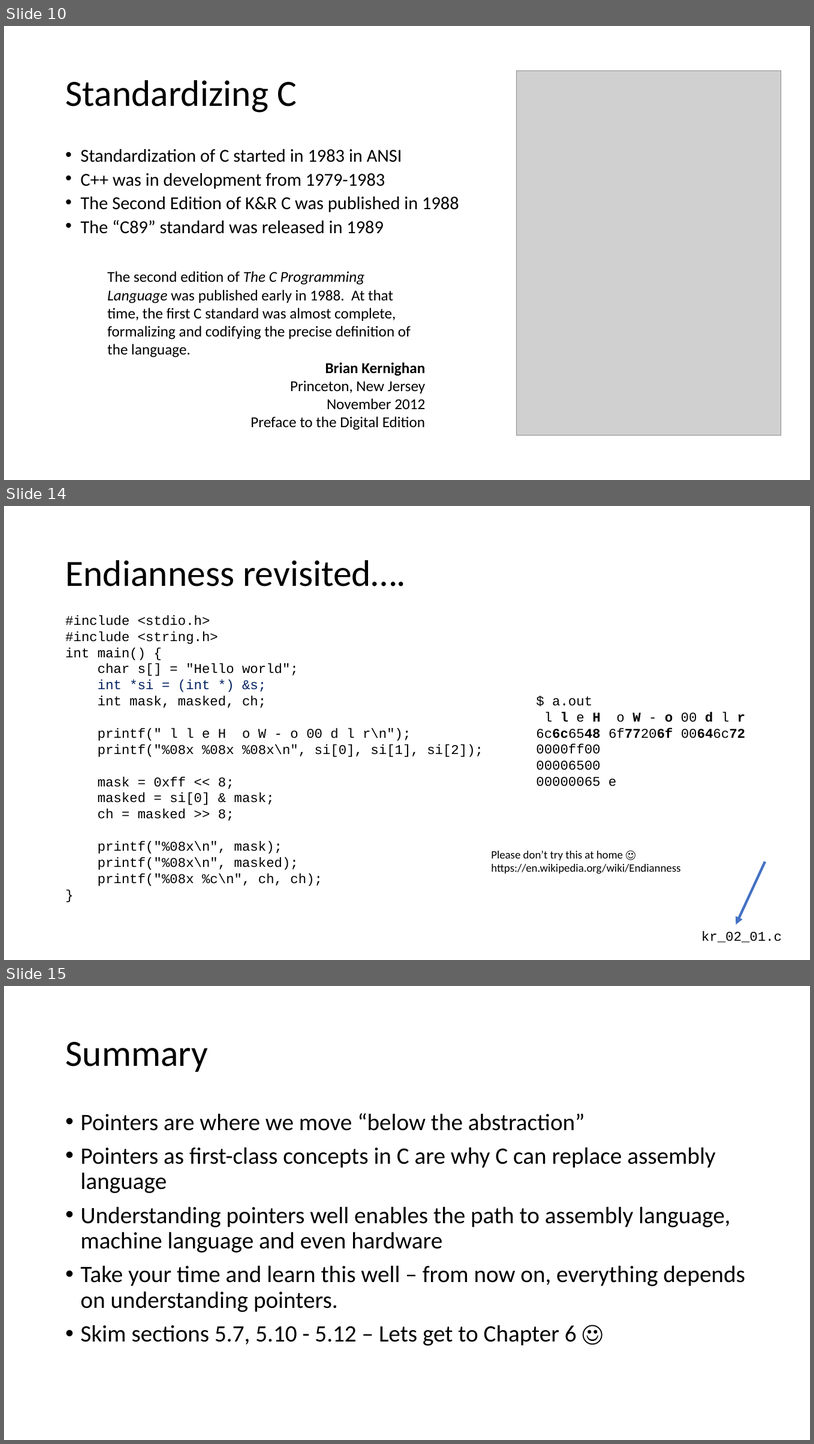
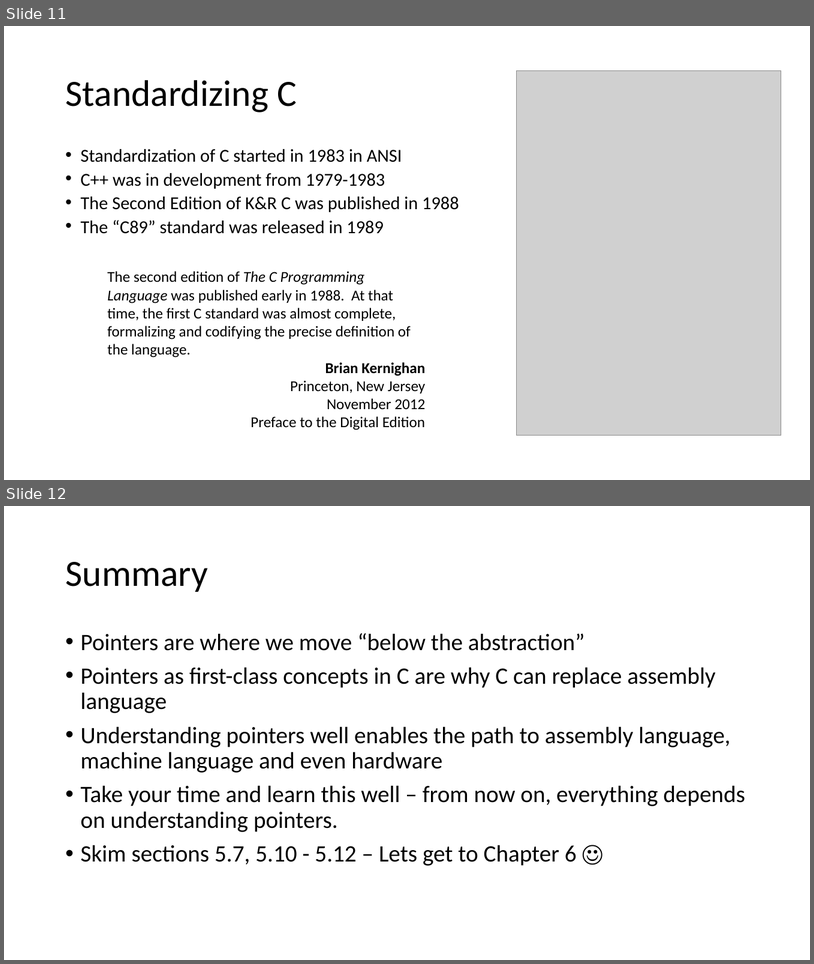
Before and after one commit to csev/cc4e, a slide deck: lectures/KR-5.pptx. Shown one above the other, each under a label of ours: slides 10, 14 and 15 before the commit, slides 11 and 12 after it; the slides between them are not shown. The pictures are 814x1444 and 814x964 pixels, drawn with LibreOffice and Linux fonts; fonts in the diff are those of the drawing; grey boxes stand for pictures. Boxes give left, top, right and bottom in pixels: in the first picture for what was removed or moved away, otherwise in the second. Text is boxed around its words. In the diff, an @@ line names an element or a change of style, - is before the commit and + after.

```diff
--- a/lectures/KR-5.pptx
+++ b/lectures/KR-5.pptx
@@ slide 14 removed at (4, 506, 810, 960), background #FFFFFF @@
@@ title removed at (65, 560, 406, 586) @@
-Endianness revisited….
@@ text removed at (65, 615, 483, 886) @@
-#include <stdio.h>
-#include <string.h>
-int main() {
-char s[] = "Hello world";
-int *si = (int *) &s;
-int mask, masked, ch;
-printf(" l l e H o W - o 00 d l r\n");
-printf("%08x %08x %08x\n", si[0], si[1], si[2]);
-mask = 0xff << 8;
-masked = si[0] & mask;
-ch = masked >> 8;
-printf("%08x\n", mask);
-printf("%08x\n", masked);
-printf("%08x %c\n", ch, ch);
-}
@@ text removed at (536, 696, 746, 786) @@
-$ a.out
-l l e H o W - o 00 d l r
-6c6c6548 6f77206f 00646c72
-0000ff00
-00006500
-00000065 e
@@ text removed at (491, 850, 681, 874) @@
-Please don’t try this at home ☺
-https://en.wikipedia.org/wiki/Endianness
@@ arrow removed from (765, 862) to (737, 925) @@
@@ text removed at (702, 931, 782, 942) @@
-kr_02_01.c
@@ what was slide 10 is now slide 11 @@
@@ what was slide 15 is now slide 12 @@
```
Also in this commit, not shown: 2 slides changed, 2 other slides removed.
